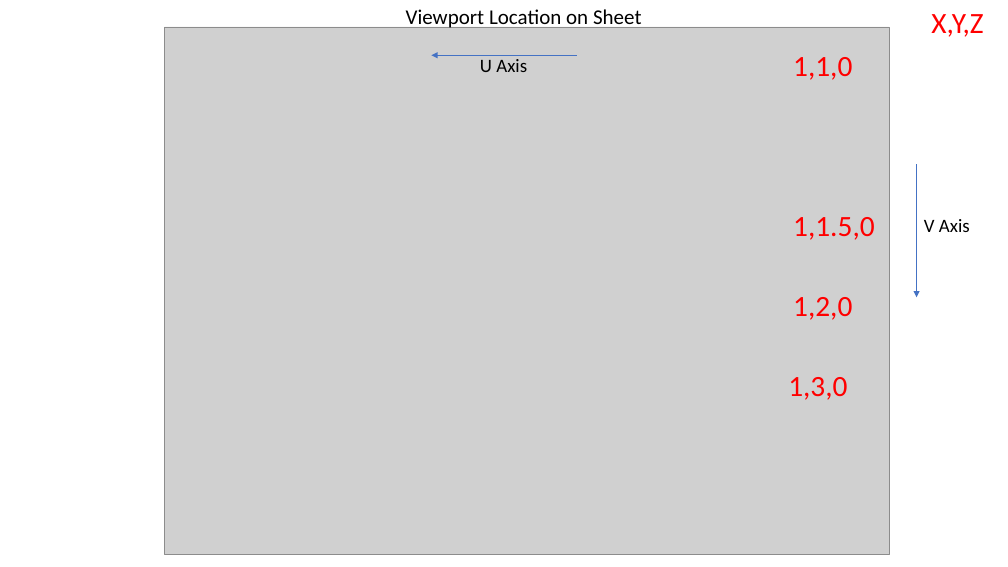
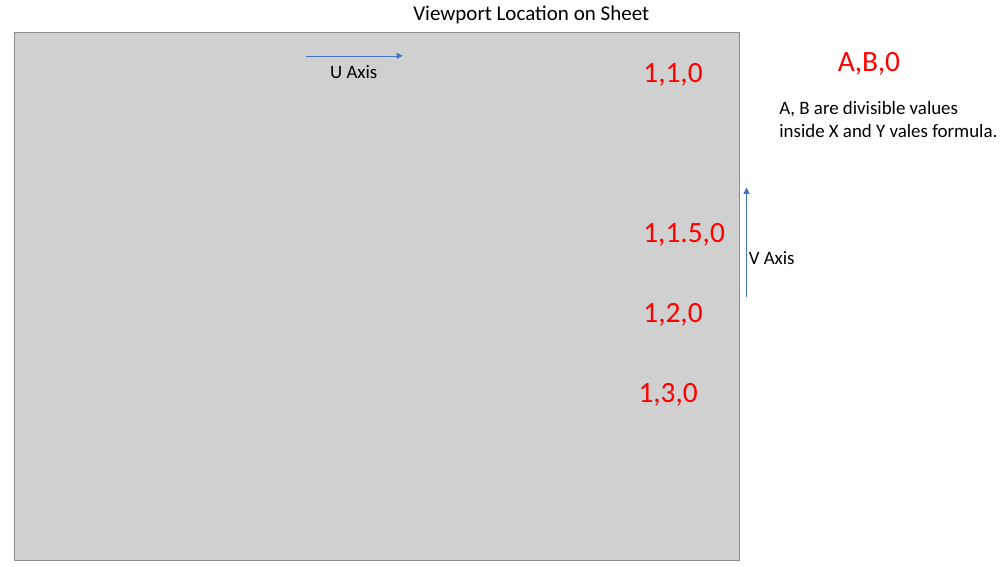
Before and after one commit to 22mn/quasar, a slide deck: slide 5 of Contribution/viewports location.pptx (slide 2 before the commit). Drawn at 1008x567 pixels with LibreOffice and Linux fonts; fonts in the diff are those of the drawing; grey boxes stand for pictures. Boxes give left, top, right and bottom in pixels: in the first picture for what was removed or moved away, otherwise in the second. Text is boxed around its words. In the diff, an @@ line names an element or a change of style, - is before the commit and + after.

Commit message:
sheet ppt

```diff
--- a/Contribution/viewports location.pptx
+++ b/Contribution/viewports location.pptx
@@ text "Viewport Location on Sheet": place and size @@
-text "Viewport Location on Sheet" at <box>406,9,642,31</box>
+text "Viewport Location on Sheet" at <box>413,5,650,24</box>
@@ text removed at <box>931,14,983,37</box> @@
-X,Y,Z
@@ arrow moved from (577, 55) - (432, 55) to (306, 56) - (403, 56) @@
@@ 5 texts, 1 picture: place and size @@
-5 texts, 1 picture at <box>165,27,889,555</box>
+5 texts, 1 picture at <box>15,33,740,560</box>
@@ text added at <box>838,52,900,75</box>, 28 pt, text #FF0000 @@
+A,B,0
@@ text added at <box>779,101,997,137</box>, 18 pt, text #000000 @@
+A, B are divisible values
+inside X and Y vales formula.
@@ arrow moved from (917, 164) - (917, 297) to (747, 296) - (747, 188) @@
@@ text "V Axis": place and size @@
-text "V Axis" at <box>924,219,970,232</box>
+text "V Axis" at <box>749,251,795,264</box>
```
Also in this commit, not shown: 1 other slide changed, 4 slides added, 1 other file.
